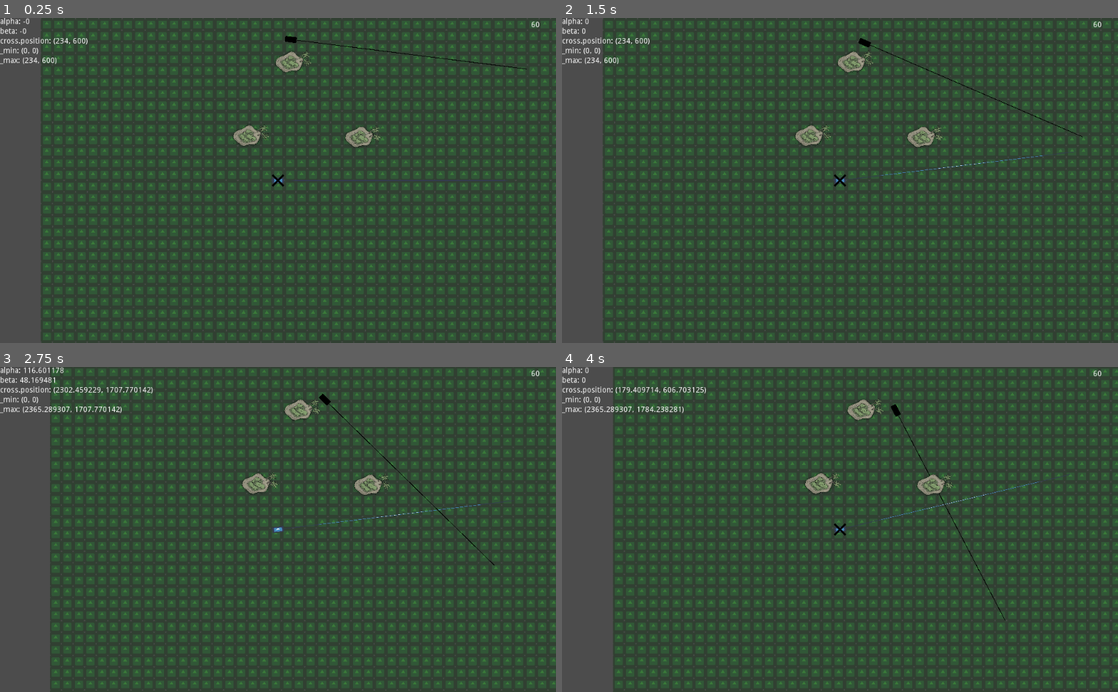
Above: before the commit, frames 1-4 (two rows, left to right).
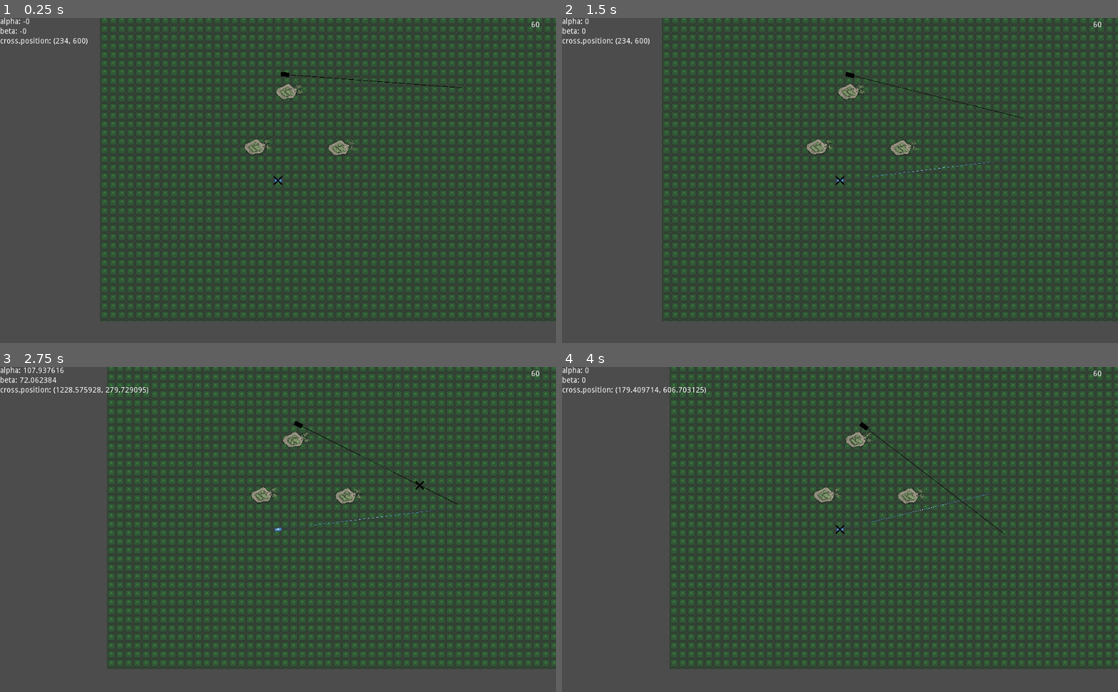
Above: after the commit, the same moments.

Repository: kingofjazzpiano/proportional_navigation
Game: Godot game, scene res://Main.tscn
Two runs of this game, one before a commit and one after it. Both use one fixed random seed, a clock stepped at 60 frames per second and the inputs below. The engine's default icon, where the game draws it, is replaced by a stand-in: a white triangle on a blue panel in a dark square.
Inputs (mouse positions are in pixels of both pictures, inside the frame that each line leads up to):
- Up to frame 1 (0.25 s): no input
- Up to frame 2 (1.5 s): tap Enter (ui_accept) at 0.5, 0.77, 1.07 s; move the mouse to (962, 164) at 0.52 s; hold A (a) 0.53-1.28 s; tap D (d) at 0.8, 1.35 s; move the mouse to (728, 196) at 1.27 s
- Up to frame 3 (2.75 s): tap Enter (ui_accept) at 1.52, 1.82, 2.3 s; tap S (s) at 1.55 s; move the mouse to (333, 458) at 2.02 s; hold S (s) from 2.03 s (still down)
- Up to frame 4 (4 s): move the mouse to (812, 594) at 2.77 s; release S (s) at 2.78 s; tap Enter (ui_accept) at 2.85, 3.02, 3.32, 3.77 s; tap A (a) at 3.05 s; move the mouse to (1006, 578) at 3.52 s; hold A (a) from 3.53 s (still down); tap D (d) at 3.8 s

The runs differ from the first frame. In frame 1, 25% of the frame differs, in the area x 0-100%, y 0-100%; in frame 2, 25%; in frame 3, 26%; in frame 4, 26%.

Commit message:
all works

Diff:
--- a/Main.gd
+++ b/Main.gd
@@ -3,6 +3,4 @@
 # warning-ignore:unused_argument
 func _physics_process(delta: float) -> void:
 	if Input.is_action_just_pressed("ui_accept"):
-		print("Пробел нажат")
 		get_tree().paused = not get_tree().paused
-#		get_tree().paused = true
--- a/Missile.gd
+++ b/Missile.gd
@@ -12,12 +12,10 @@
 
 onready var player = get_node("/root/Main/Player")
 onready var cross = get_node("/root/Main/Cross")
-onready var _min: Vector2 = Vector2.ZERO
-onready var _max: Vector2 = Vector2.ZERO
 
 var velocity: Vector2 = Vector2.ZERO
-var speed: float = 120.0  # Pixels per seond
-var rotation_speed: float = 0.5  # Radians per second
+var speed: float = 40.0  # Pixels per seond
+var rotation_speed: float = 0.3  # Radians per second
 
 
 func _physics_process(delta: float) -> void:
@@ -42,10 +40,10 @@
 
 	if speed > player.speed or abs(alpha) < PI * 0.5 and abs(tmp) <= 1.0:
 		beta = asin(tmp)
-		cross.visible = true
+#		cross.visible = true
 	else:
 		beta = asin(sin(alpha))
-		cross.visible = false
+#		cross.visible = false
 
 	if fmod(abs(sight_line.angle() + beta - rotation), PI) >= rotation_speed * delta:
 		rotation = lerp_angle(rotation,
@@ -67,20 +65,13 @@
 	if l:
 		proportional_coefficient = position.distance_to(player.position) / l
 	if player.velocity != Vector2.ZERO:
-		cross.position = position + speed * Vector2.RIGHT.rotated(rotation) * proportional_coefficient
+		if abs(speed * proportional_coefficient) > 1000 or proportional_coefficient == 0:
+			cross.position = position + Vector2.RIGHT.rotated(rotation) * 1000
+		else:
+			cross.position = position + Vector2.RIGHT.rotated(rotation) * speed * proportional_coefficient
 	else:
 		cross.position = player.position
 
 	debug_line_1.text = "alpha: " + str(rad2deg(alpha))
 	debug_line_2.text = "beta: " + str(rad2deg(beta))
 	debug_line_3.text = "cross.position: " + str(cross.position)
-	if cross.position.x < _min.x:
-		_min.x = cross.position.x
-	if cross.position.y < _min.y:
-		_min.y = cross.position.y
-	if cross.position.x > _max.x:
-		_max.x = cross.position.x
-	if cross.position.y > _max.y:
-		_max.y = cross.position.y
-	debug_line_4.text = "_min: " + str(_min)
-	debug_line_5.text = "_max: " + str(_max)
--- a/player.tscn
+++ b/player.tscn
@@ -15,4 +15,4 @@
 
 [node name="Camera2D" type="Camera2D" parent="."]
 current = true
-zoom = Vector2( 3, 3 )
+zoom = Vector2( 4, 4 )
